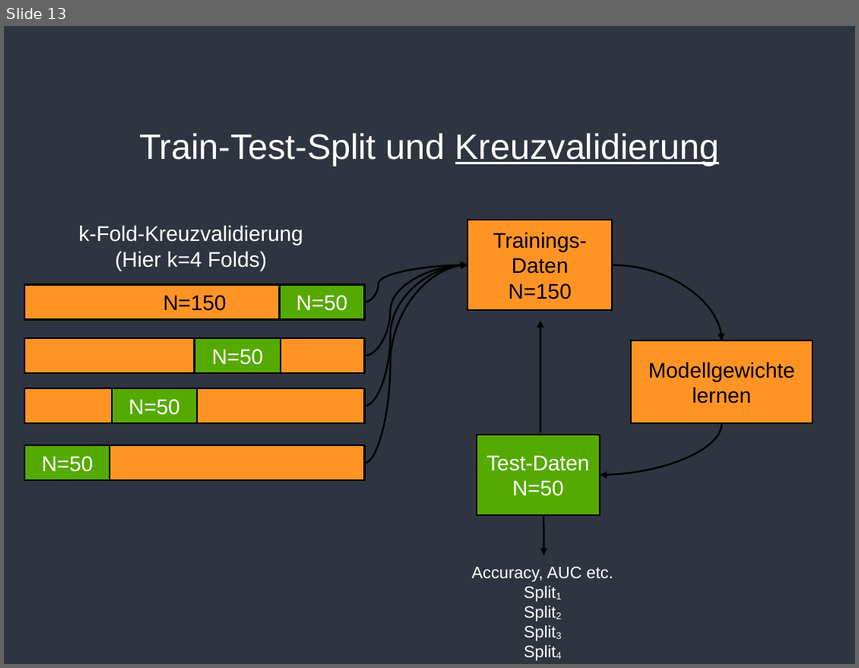
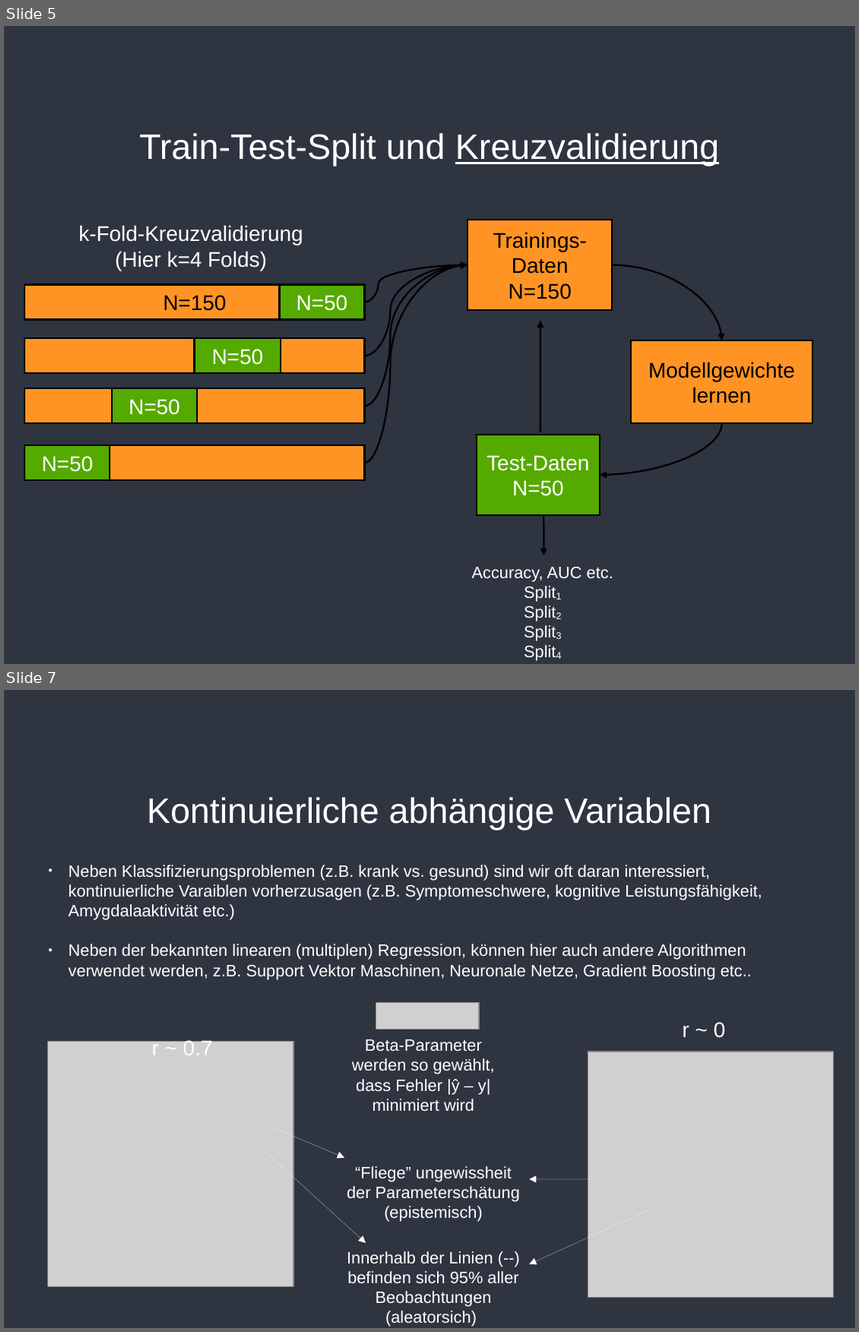
Before and after one commit to pbierwirth/teaching, a slide deck: slides/Sitzung_11.odp. Shown one above the other, each under a label of ours: slide 13 before the commit, slides 5 and 7 after it; the slides between them are not shown. The pictures are 859x668 and 859x1332 pixels, drawn with LibreOffice and Linux fonts; fonts in the diff are those of the drawing; grey boxes stand for pictures; background and template pictures are left out. Boxes give left, top, right and bottom in pixels: in the first picture for what was removed or moved away, otherwise in the second. Text is boxed around its words. In the diff, an @@ line names an element or a change of style, - is before the commit and + after.

```diff
--- a/slides/Sitzung_11.odp
+++ b/slides/Sitzung_11.odp
@@ slide 7 added at [4, 690, 855, 1328], background #2E3440 @@
@@ title added at [147, 797, 712, 830], 30 pt, text #FFFFFF @@
+Kontinuierliche abhängige Variablen
@@ text added at [69, 865, 762, 980], 14 pt, text #FFFFFF @@
+● Neben Klassifizierungsproblemen (z.B. krank vs. gesund) sind wir oft daran interessiert, kontinuierliche Varaiblen vorherzusagen (z.B. Symptomeschwere, kognitive Leistungsfähigkeit, Amygdalaaktivität etc.)
+● Neben der bekannten linearen (multiplen) Regression, können hier auch andere Algorithmen verwendet werden, z.B. Support Vektor Maschinen, Neuronale Netze, Gradient Boosting etc..
@@ picture added at [376, 1002, 479, 1029] @@
@@ text added at [683, 1022, 726, 1038], 18 pt, text #FFFFFF @@
+r ~ 0
@@ picture added at [48, 1042, 294, 1287] @@
@@ text added at [152, 1039, 213, 1056], 18 pt, text #FFFFFF @@
+r ~ 0.7
@@ text added at [352, 1040, 495, 1111], 14 pt, text #FFFFFF @@
+Beta-Parameter werden so gewählt, dass Fehler |ŷ – y| minimiert wird
@@ picture added at [588, 1052, 834, 1298] @@
@@ arrow added from (271, 1127) to (344, 1158), #FFFFFF 0 pt @@
@@ arrow added from (266, 1153) to (366, 1243), #FFFFFF 0 pt @@
@@ text added at [347, 1167, 520, 1327], 14 pt, text #FFFFFF @@
+“Fliege” ungewissheit der Parameterschätung (epistemisch)
+Innerhalb der Linien (--) befinden sich 95% aller Beobachtungen (aleatorsich)
@@ arrow added from (642, 1179) to (529, 1179), #FFFFFF 0 pt @@
@@ arrow added from (652, 1209) to (529, 1265), #FFFFFF 0 pt @@
@@ what was slide 13 is now slide 5 @@
```
Also in this commit, not shown: 2 slides changed, 4 other slides added, 11 slides removed, 1 other file.
